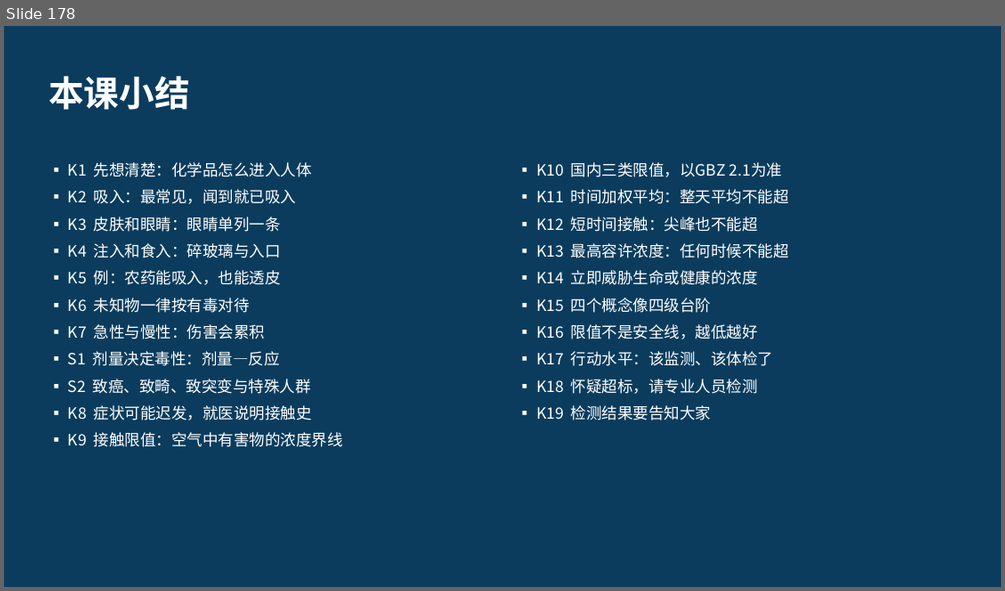
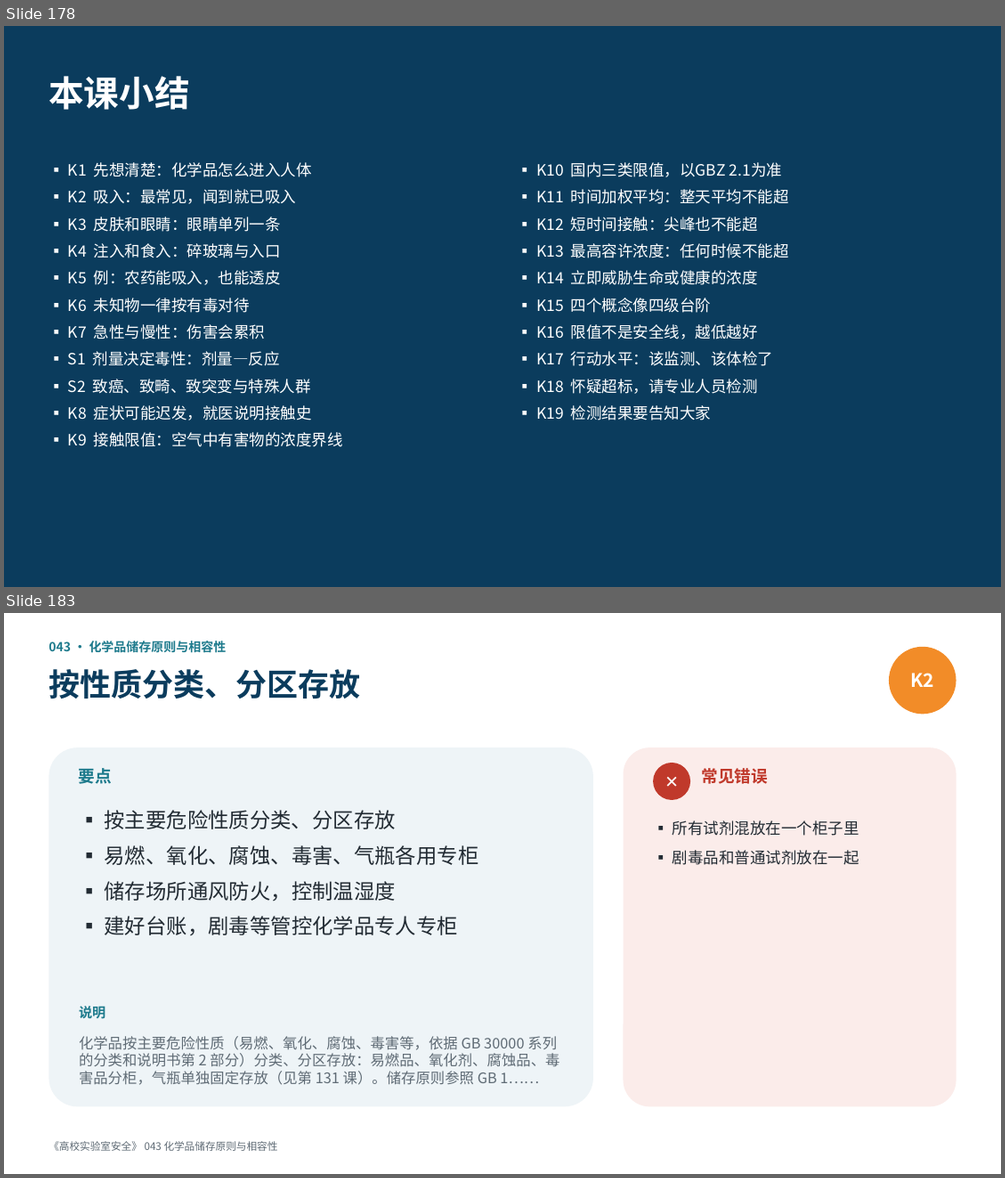
Before and after one commit to hanrongwx-max/videoyoutubo, a slide deck: course/高校实验室安全/课件/第5章_化学品安全.pptx. Shown one above the other, each under a label of ours: slide 178 before the commit, slides 178 and 183 after it; the slides between them are not shown. The pictures are 1005x591 and 1005x1178 pixels, drawn with LibreOffice and Linux fonts; fonts in the diff are those of the drawing. Boxes give left, top, right and bottom in pixels: in the first picture for what was removed or moved away, otherwise in the second. Text is boxed around its words. In the diff, an @@ line names an element or a change of style, - is before the commit and + after.

```diff
--- a/course/高校实验室安全/课件/第5章_化学品安全.pptx
+++ b/course/高校实验室安全/课件/第5章_化学品安全.pptx
@@ slide 183 added at bbox=[4, 613, 1001, 1174], background #FFFFFF @@
@@ text added at bbox=[48, 641, 226, 652], 12 pt, text #1D7A8C, bold @@
+043 · 化学品储存原则与相容性
@@ ellipse added at bbox=[889, 647, 956, 714], fill #F28C28, 18 pt, text #FFFFFF, bold @@
+K2
@@ text added at bbox=[48, 669, 360, 698], 30 pt, text #0B3C5D, bold @@
+按性质分类、分区存放
@@ rounded rectangle added at bbox=[48, 747, 593, 1107], fill #EEF4F7 @@
@@ text added at bbox=[79, 768, 112, 784], 16 pt, text #1D7A8C, bold @@
+要点
@@ rounded rectangle added at bbox=[623, 747, 956, 1107], fill #FBECEA @@
@@ ellipse added at bbox=[653, 763, 690, 800], fill #C0392B, 16 pt, text #FFFFFF, bold @@
+✕
@@ text added at bbox=[702, 768, 768, 784], 16 pt, text #C0392B, bold @@
+常见错误
@@ text added at bbox=[105, 810, 479, 935], 20 pt, text #222B33 @@
+▪ 按主要危险性质分类、分区存放
+▪ 易燃、氧化、腐蚀、毒害、气瓶各用专柜
+▪ 储存场所通风防火，控制温湿度
+▪ 建好台账，剧毒等管控化学品专人专柜
@@ text added at bbox=[672, 820, 859, 865], 15 pt, text #222B33 @@
+▪ 所有试剂混放在一个柜子里
+▪ 剧毒品和普通试剂放在一起
@@ text added at bbox=[79, 1005, 105, 1018], 13 pt, text #1D7A8C, bold @@
+说明
@@ text added at bbox=[79, 1036, 559, 1085], 14 pt, text #5F6B75 @@
+化学品按主要危险性质（易燃、氧化、腐蚀、毒害等，依据 GB 30000 系列的分类和说明书第 2 部分）分类、分区存放：易燃品、氧化剂、腐蚀品、毒害品分柜，气瓶单独固定存放（见第 131 课）。储存原则参照 GB 1……
@@ text added at bbox=[48, 1141, 278, 1151], 10 pt, text #5F6B75 @@
+《高校实验室安全》 043 化学品储存原则与相容性
```
Also in this commit, not shown: 20 other slides added, 2 other files.
